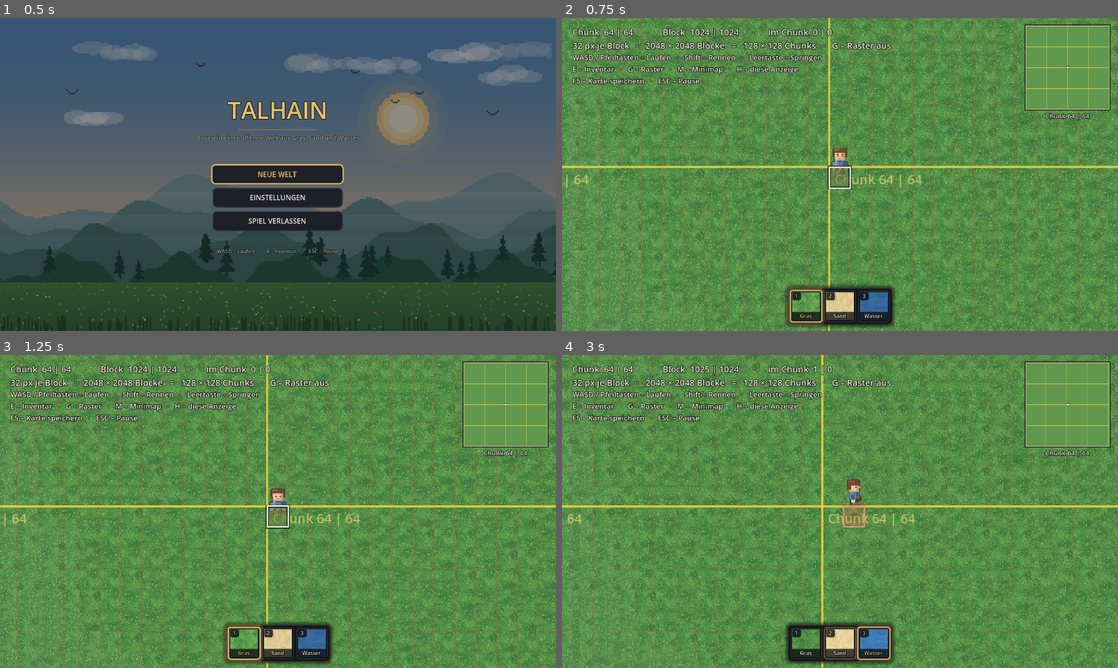
Above: before the commit, frames 1-4 (two rows, left to right).
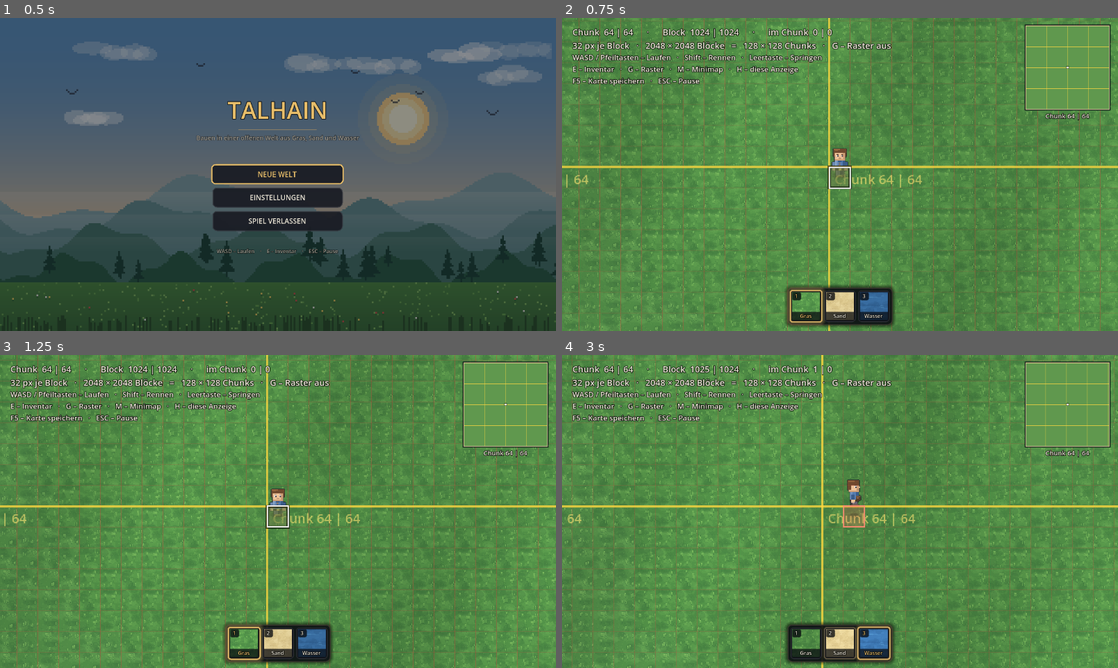
Above: after the commit, the same moments.

Repository: Liouinz/2D-Spiel-
Game: Godot game, scene res://scenes/main.tscn
Two runs of this game, one before a commit and one after it. Both use one fixed random seed, a clock stepped at 60 frames per second and the inputs below.
Inputs (mouse positions are in pixels of both pictures, inside the frame that each line leads up to):
- Up to frame 1 (0.5 s): no input
- Up to frame 2 (0.75 s): click "NEUE WELT" at 0.5 s
- Up to frame 3 (1.25 s): no input
- Up to frame 4 (3 s): tap Enter at 1.25 s; drag from (806, 642) to (895, 442) at 1.27 s; drag from (840, 642) to (812, 574) at 2.02 s; tap Space (jump) at 2.75 s; move the mouse to (873, 642) at 2.77 s; hold D (move_right) from 2.78 s (still down); hold Shift (run) from 2.78 s (still down); right-click (873, 642) at 2.85 s; click (873, 642) at 2.92 s

Frame 1 is identical in both runs. In frame 2, 15% of the frame differs, in the area x 0-100%, y 0-100%; in frame 3, 14%; in frame 4, 14%.

Commit message:
Bewegung in der Welt, und ein Boden der wie Boden aussieht
Phase F/G. Wind ueber dem Gras, Licht auf dem Wasser, Staub in der Luft —
und die Kachelgrafik, ohne die das alles auf Bildrauschen gelegen haette.

Wind und Wasserlicht laufen als Shader auf der jeweiligen Bodenschicht. Der
Boden sind vier TileMapLayer ueber 4,2 Millionen Feldern; jede Kachel
einzeln zu animieren ist nicht bezahlbar, ein Knoten je Halm erst recht
nicht. So kostet die Bewegung genau drei Materialien, unabhaengig von der
Weltgroesse.

Gerechnet wird je Eckpunkt, nicht je Bildpunkt. Die erste Fassung rechnete
im Fragment: 66 ms je Bild statt 13,8, und die Physikzeit stieg von 0,3 auf
9,8 ms, weil Godot bei langsamen Bildern mehrere Physikschritte nachholt.
Im vertex() kostet dieselbe Wirkung wieder rund 17 ms. Eine Kachel hat vier
Ecken und 1024 Bildpunkte; die Wellenlaenge liegt bei mehreren hundert
Bildpunkten, die Interpolation ueber eine 32er-Kachel sieht man nicht.

Veraendert wird die Helligkeit, nicht die Lage der Bildpunkte: die Kacheln
kommen aus einem Atlas, ein verschobenes UV griffe in die Nachbarkachel und
liesse an jeder Kante Streifen fremder Farbe entstehen.

"Aus" haengt das Material ab, statt es auf Staerke null zu rechnen — ein
Shader mit Faktor null rechnet trotzdem. Dasselbe beim Staub: die Punkte
werden entfernt, nicht unsichtbar geschaltet.

Der Boden: die Gras- und Sandkacheln trugen 230 deckende Einzelpixel auf
1024, knapp ein Viertel der Flaeche. Das war kein Gras, sondern
Bildrauschen. Jetzt rund 70, eingeblendet statt gesetzt, Halme in Buescheln
statt einzeln verstreut. Damit fielen die Helligkeitsstufen je Kachel auf,
die das Korn vorher verdeckt hatte — SHADE_STEP von 0,035 auf 0,018. Die
gemessenen Kachelnaehte sind dabei besser geworden: Gras 1,16 -> 0,51,
Sand 0,66 -> 0,54.

Elf neue Pruefungen: Bewegungsstufe liegt wirklich auf dem Boden, "Aus"
haengt ab, die Wellen laufen im Vertex-Schritt, Staubzahl folgt der
Einstellung, und die Bewegung kostet keine Groessenordnung. Eine erste
Fassung dieser Messung verglich zwei Zahlen direkt und mass damit Rauschen;
sie prueft jetzt die Groessenordnung, an der die Fragment-Fassung
gescheitert waere.

207 Pruefungen, alle gruen.

Co-Authored-By: Claude Opus 5 <noreply@anthropic.com>
Claude-Session: https://claude.ai/code/session_01Rqyq9CtNg1pkVduS1AQM96

Diff:
--- a/src/core/graphics.gd
+++ b/src/core/graphics.gd
@@ -26,6 +26,7 @@
 
 const OFF_ON := ["Aus", "An"]
 const DETAIL := ["Einfach", "Mittel", "Hoch"]
+const STEPS := ["Aus", "Reduziert", "Voll"]
 
 func _ready() -> void:
 	Settings.changed.connect(apply)
@@ -78,6 +79,23 @@
 func water_animated() -> bool:
 	return Settings.water_detail > 0
 
+## Wie stark sich Gras und Wasser bewegen. 0 heisst: gar nicht.
+func wind_strength() -> float:
+	match clampi(Settings.wind, 0, 2):
+		0: return 0.0
+		1: return 0.45
+		_: return 1.0
+
+## Wie viele Staubpunkte gleichzeitig in der Luft sind.
+##
+## Die Zahl ist absichtlich klein: sie leben nur im sichtbaren Ausschnitt, und
+## mehr als eine Handvoll wirkt nicht lebendiger, sondern schmutzig.
+func particle_count() -> int:
+	match clampi(Settings.particles, 0, 2):
+		0: return 0
+		1: return 18
+		_: return 42
+
 ## Schattenwurf der Figur.
 func shadows_on() -> bool:
 	return Settings.shadows
--- a/src/core/settings.gd
+++ b/src/core/settings.gd
@@ -24,6 +24,8 @@
 var vsync: bool = true
 var render_range: int = 1          ## Index in Graphics.RANGE_*
 var water_detail: int = 2          ## Index in Graphics.DETAIL
+var wind: int = 2                  ## Index in Graphics.STEPS — Bewegung im Boden
+var particles: int = 2             ## Index in Graphics.STEPS — Staub in der Luft
 var shadows: bool = true
 
 # --- Leistung ----------------------------------------------------------------
@@ -50,6 +52,8 @@
 	vsync = bool(cfg.get_value("video", "vsync", vsync))
 	render_range = int(cfg.get_value("video", "range", render_range))
 	water_detail = int(cfg.get_value("video", "water", water_detail))
+	wind = int(cfg.get_value("video", "wind", wind))
+	particles = int(cfg.get_value("video", "particles", particles))
 	shadows = bool(cfg.get_value("video", "shadows", shadows))
 	fps_limit = int(cfg.get_value("perf", "fps", fps_limit))
 	show_hints = bool(cfg.get_value("ui", "hints", show_hints))
@@ -62,6 +66,8 @@
 	cfg.set_value("video", "vsync", vsync)
 	cfg.set_value("video", "range", render_range)
 	cfg.set_value("video", "water", water_detail)
+	cfg.set_value("video", "wind", wind)
+	cfg.set_value("video", "particles", particles)
 	cfg.set_value("video", "shadows", shadows)
 	cfg.set_value("perf", "fps", fps_limit)
 	cfg.set_value("ui", "hints", show_hints)
--- a/src/dev/self_test.gd
+++ b/src/dev/self_test.gd
@@ -165,6 +165,7 @@
 	await _check_inventory_ui(world)
 	await _check_design_system(world)
 	await _check_settings(world)
+	await _check_motion(world)
 	await _check_input_lock(world, map, player)
 	await _check_input_map(world)
 	await _check_stress(world, map, player)
@@ -822,6 +823,103 @@
 	await _frames(3)
 	_check(main.state == main.State.PLAYING and not inv.visible, "ESC schliesst das Inventar")
 
+# --- Bewegung in der Welt -----------------------------------------------------
+
+## Wind, Wasserlicht und Staub — und dass sich beides wirklich abschalten lässt.
+##
+## „Aus" muss heissen: kostet nichts. Ein Shader mit Stärke null rechnet
+## trotzdem für jeden Eckpunkt, und Staubpunkte, die nur unsichtbar sind, werden
+## trotzdem bewegt. Deshalb wird hier nicht die Sichtbarkeit geprüft, sondern
+## ob Material und Punkte überhaupt noch da sind.
+func _check_motion(world: Node2D) -> void:
+	var streamer: ChunkStreamer = world.streamer
+	var ambient: AmbientFx = world.ambient
+	var wind_before := Settings.wind
+	var part_before := Settings.particles
+
+	for level in 3:
+		Settings.wind = level
+		Settings.changed_and_save()
+		await _frames(2)
+		_check(streamer.wind_level() == level,
+			"Bewegungsstufe %d liegt wirklich auf dem Boden (%d)" % [level, streamer.wind_level()])
+	Settings.wind = 0
+	Settings.changed_and_save()
+	await _frames(2)
+	_check(streamer.layers[0].material == null and streamer.layers[2].material == null,
+		"Bewegung „Aus\" hängt das Material ab, statt es auf null zu rechnen")
+
+	# Die Wellen laufen im Vertex-Schritt, nicht je Bildpunkt. Im Fragment
+	# kostete dieselbe Wirkung das Fünffache je Bild — deshalb steht das hier
+	# als Prüfung und nicht nur als Kommentar.
+	Settings.wind = 2
+	Settings.changed_and_save()
+	await _frames(2)
+	var code: String = streamer.layers[0].material.shader.code
+	_check(code.contains("void vertex()") and not code.contains("void fragment()"),
+		"Die Bewegung wird je Eckpunkt gerechnet, nicht je Bildpunkt")
+
+	# Staub: Anzahl folgt der Einstellung, „Aus" lässt nichts übrig.
+	for entry: Array in [[0, 0], [1, 18], [2, 42]]:
+		Settings.particles = entry[0]
+		Settings.changed_and_save()
+		await _frames(4)
+		_check(ambient._motes.size() == entry[1],
+			"Staubstufe %d hält %d Punkte (%d)" % [entry[0], entry[1], ambient._motes.size()])
+	Settings.particles = 0
+	Settings.changed_and_save()
+	await _frames(6)
+	_check(ambient.drawn == 0, "Staub „Aus\" zeichnet nichts mehr (%d)" % ambient.drawn)
+	Settings.particles = 2
+	Settings.changed_and_save()
+	await _frames(20)
+	_check(ambient.drawn > 0, "Staub „Voll\" zeichnet wieder (%d Punkte)" % ambient.drawn)
+
+	# Was die Bewegung kostet, getrennt nach Ursache.
+	#
+	# Ein erster Durchlauf wird weggeworfen: ein frisch angehängter Shader wird
+	# beim ersten Bild übersetzt, und diese eine Spitze (gemessen: 100 ms)
+	# gehört nicht in die Messung.
+	Settings.wind = 2
+	Settings.particles = 2
+	Settings.changed_and_save()
+	await _frames(30)
+	await _frame_cost()
+
+	var cost := {}
+	for entry: Array in [["Wind + Staub", 2, 2], ["nur Staub", 0, 2],
+			["nur Wind", 2, 0], ["nichts", 0, 0]]:
+		Settings.wind = entry[1]
+		Settings.particles = entry[2]
+		Settings.changed_and_save()
+		await _frames(25)
+		cost[entry[0]] = await _frame_cost()
+	for key: String in cost:
+		print("  Bewegung %-14s %6.2f ms je Bild" % [key, cost[key]])
+
+	# Geprüft wird die Grössenordnung, nicht die Nachkommastelle: auf einem
+	# Software-Rasterizer streuen die Werte um ein bis zwei Millisekunden, ein
+	# Unterschied darunter sagt nichts. Was diese Prüfung fangen soll, ist eine
+	# Wirkung, die das Bild VIELFACH teurer macht — die erste Fassung rechnete
+	# die Wellen je Bildpunkt statt je Eckpunkt und kostete das Fünffache.
+	var quiet: float = cost["nichts"]
+	var loud: float = cost["Wind + Staub"]
+	_check(loud <= quiet * 1.6 + 3.0,
+		"Bewegung kostet keine Grössenordnung (%.2f ms mit, %.2f ms ohne)" % [loud, quiet])
+
+	Settings.wind = wind_before
+	Settings.particles = part_before
+	Settings.changed_and_save()
+	await _frames(20)
+
+## Mittlere Bildzeit über 30 Bilder in Millisekunden.
+func _frame_cost() -> float:
+	var total := 0.0
+	for i in 30:
+		await get_tree().process_frame
+		total += Performance.get_monitor(Performance.TIME_PROCESS)
+	return total / 30.0 * 1000.0
+
 # --- Einstellungen ------------------------------------------------------------
 
 ## Jede Einstellung muss wirklich etwas tun — und einen Neustart überleben.
--- a/src/gfx/tile_art.gd
+++ b/src/gfx/tile_art.gd
@@ -12,7 +12,11 @@
 ## 32er-Kacheln ist jede Kachel eine große einfarbige Fläche, und schon wenige
 ## Prozent Abstand lassen das Raster als Schachbrett hervortreten.
 const SHADES := 3
-const SHADE_STEP := 0.035
+## Vorher 0,035. Das dichte Korn hat die Stufen früher verdeckt; auf einer
+## ruhigeren Fläche fällt jede Stufe sofort als Schachbrettfeld auf. Die grosse
+## Helligkeitsbewegung kommt jetzt ohnehin vom Wind-Shader, der über Kachelkanten
+## hinweg weich verläuft.
+const SHADE_STEP := 0.018
 
 var base: Array = []        ## [tile_type][stufe * VARIANTS + variante] -> Image
 
@@ -78,36 +82,53 @@
 func _grass_tile(bg: Color, light: Color, dark: Color, hi: Color,
 		rng: RandomNumberGenerator, blades: int) -> Image:
 	var img := Pixel.filled(T, T, bg)
-	_mottle(img, rng, 4, light, 0.40)
-	_mottle(img, rng, 3, dark, 0.36)
-	_grain(img, rng, 120, light)
-	_grain(img, rng, 80, dark)
-	_grain(img, rng, 30, hi)
-	# Einzelne Halme mit hellem Kopf und dunklem Fuß
+	# Grosse weiche Flecken zuerst — sie geben der Fläche ihre Struktur.
+	_mottle(img, rng, 5, light, 0.30)
+	_mottle(img, rng, 4, dark, 0.28)
+	# Korn: deutlich weniger und viel schwächer als früher.
+	#
+	# Vorher lagen 230 deckende Einzelpixel auf 1024 — knapp ein Viertel der
+	# Kachel. Aus zwei Metern Abstand war das kein Gras, sondern Bildrauschen,
+	# und es überdeckte jede grössere Struktur. Jetzt sind es rund 70, und sie
+	# werden eingeblendet statt gesetzt: das Korn stört die Fläche nicht mehr,
+	# es raut sie nur auf.
+	_grain(img, rng, 44, Color(light.r, light.g, light.b, 0.42))
+	_grain(img, rng, 30, Color(dark.r, dark.g, dark.b, 0.38))
+	# Halme in kleinen Büscheln statt einzeln verstreut: zwei bis drei
+	# nebeneinander liest man als Gras, gleichmässig verteilte Striche nicht.
 	for i in blades:
-		var x := rng.randi_range(1, T - 2)
-		var y := rng.randi_range(3, T - 5)
-		var h := rng.randi_range(3, 5)
-		Pixel.vline(img, x, y, h, light)
-		Pixel.px(img, x, y, hi)
-		Pixel.px(img, x + (1 if rng.randf() < 0.5 else -1), y + 1, light)
-		Pixel.px(img, x, y + h, dark)
+		var bx := rng.randi_range(1, T - 3)
+		var by := rng.randi_range(3, T - 6)
+		for k in rng.randi_range(2, 3):
+			var x := bx + k + rng.randi_range(-1, 1)
+			var y := by + rng.randi_range(-1, 1)
+			var h := rng.randi_range(3, 5)
+			Pixel.vline(img, x, y, h, Color(light.r, light.g, light.b, 0.85))
+			Pixel.px(img, x, y, Color(hi.r, hi.g, hi.b, 0.75))
+			Pixel.px(img, x, y + h, Color(dark.r, dark.g, dark.b, 0.7))
 	return img
 
 func _sand_tile(rng: RandomNumberGenerator) -> Image:
 	var img := Pixel.filled(T, T, Palette.SAND)
-	_mottle(img, rng, 4, Palette.SAND_LIGHT, 0.34)
-	_mottle(img, rng, 3, Palette.SAND_DARK, 0.30)
-	_grain(img, rng, 100, Palette.SAND_LIGHT)
-	_grain(img, rng, 70, Palette.SAND_DARK)
+	_mottle(img, rng, 5, Palette.SAND_LIGHT, 0.26)
+	_mottle(img, rng, 4, Palette.SAND_DARK, 0.22)
+	# Sand ist eine ruhige Fläche. Dichtes Korn liess ihn körnig wie Schmirgel
+	# aussehen; die Rippelmarken tragen die Struktur.
+	_grain(img, rng, 34, Color(Palette.SAND_LIGHT.r, Palette.SAND_LIGHT.g,
+		Palette.SAND_LIGHT.b, 0.40))
+	_grain(img, rng, 24, Color(Palette.SAND_DARK.r, Palette.SAND_DARK.g,
+		Palette.SAND_DARK.b, 0.34))
 	# Rippelmarken
-	for i in rng.randi_range(1, 3):
+	for i in rng.randi_range(2, 3):
 		var y := rng.randi_range(3, T - 4)
-		var len := rng.randi_range(10, 20)
+		var len := rng.randi_range(12, 22)
 		var x0 := rng.randi_range(0, T - len)
-		for s in len:
-			Pixel.px(img, x0 + s, y + int(sin(s * 0.5) * 1.2), Palette.SAND_DARK)
-			Pixel.px(img, x0 + s, y + int(sin(s * 0.5) * 1.2) + 1, Palette.SAND_LIGHT)
+		for s2 in len:
+			var wave := int(sin(s2 * 0.5) * 1.2)
+			Pixel.px(img, x0 + s2, y + wave,
+				Color(Palette.SAND_DARK.r, Palette.SAND_DARK.g, Palette.SAND_DARK.b, 0.55))
+			Pixel.px(img, x0 + s2, y + wave + 1,
+				Color(Palette.SAND_LIGHT.r, Palette.SAND_LIGHT.g, Palette.SAND_LIGHT.b, 0.6))
 	return img
 
 func _water_tile(bg: Color, hi: Color, deep: Color, rng: RandomNumberGenerator) -> Image:
--- /dev/null
+++ b/src/gfx/world_shaders.gd
@@ -0,0 +1,101 @@
+class_name WorldShaders
+extends RefCounted
+## Bewegung im Boden selbst — Wind über dem Gras, Licht auf dem Wasser.
+##
+## Beides läuft als Shader auf der jeweiligen Bodenschicht. Das ist hier die
+## einzige vertretbare Bauform: der Boden sind vier `TileMapLayer` mit Millionen
+## möglicher Kacheln. Jede einzeln zu animieren wäre nicht bezahlbar, ein Knoten
+## je bewegtem Halm erst recht nicht. So kostet die Bewegung genau drei
+## Materialien — unabhängig davon, wie gross die Welt ist.
+##
+## Zwei Entscheidungen stecken darin, und beide waren nötig:
+##
+## 1. Gerechnet wird im VERTEX-Schritt, nicht je Bildpunkt. Eine Kachel hat vier
+##    Eckpunkte und 1024 Bildpunkte; die Welle im Fragment zu rechnen kostete das
+##    Zweihundertfache. Gemessen (Software-Rasterizer, 1280 x 720): 13,8 ms je
+##    Bild ohne Bewegung, 66 ms mit Bewegung im Fragment, wieder rund 14 ms mit
+##    Bewegung im Vertex. Die Wellenlänge liegt bei mehreren hundert Bildpunkten,
+##    die lineare Interpolation über eine 32er-Kachel sieht man nicht.
+##
+## 2. Verändert wird die HELLIGKEIT, nicht die Lage der Bildpunkte. Die Kacheln
+##    kommen aus einem Atlas; ein verschobenes UV griffe in die Nachbarkachel im
+##    Atlasbild und es entstünden Streifen fremder Farbe an jeder Kachelkante.
+##    Eine wandernde Aufhellung liest sich als Böe über einem Feld und kann das
+##    nicht.
+##
+## Es gibt bewusst kein `fragment()`: ohne eines nimmt Godot das voreingestellte
+## `COLOR *= texture(TEXTURE, UV)` — genau das, was hier gebraucht wird.
+
+## Windböen über dem Gras. Zwei Wellen mit verschiedener Richtung und Frequenz;
+## eine einzelne ergäbe sichtbare Streifen statt Böen.
+const GRASS := """
+shader_type canvas_item;
+
+uniform float strength = 1.0;
+uniform float speed = 0.32;
+uniform float scale = 0.011;
+uniform float amount = 0.05;
+
+void vertex() {
+	vec2 w = (MODEL_MATRIX * vec4(VERTEX, 0.0, 1.0)).xy;
+	float wave = sin(w.x * scale + TIME * speed)
+		+ 0.6 * sin((w.x + w.y * 0.7) * scale * 1.7 - TIME * speed * 1.35);
+	COLOR.rgb *= 1.0 + wave * amount * strength;
+}
+"""
+
+## Eine Welle statt zweier: ruhiger, nicht billiger. Wer die Böen als unruhig
+## empfindet, bekommt hier ein gleichmässiges Wehen.
+const GRASS_SIMPLE := """
+shader_type canvas_item;
+
+uniform float strength = 1.0;
+uniform float speed = 0.32;
+uniform float scale = 0.011;
+uniform float amount = 0.05;
+
+void vertex() {
+	vec2 w = (MODEL_MATRIX * vec4(VERTEX, 0.0, 1.0)).xy;
+	COLOR.rgb *= 1.0 + sin(w.x * scale + TIME * speed) * amount * strength;
+}
+"""
+
+## Wasser: kein Abdunkeln, sondern ein wandernder heller Streifen — so wirkt es
+## wie Licht auf einer Oberfläche und nicht wie flackernde Farbe.
+const WATER := """
+shader_type canvas_item;
+
+uniform float strength = 1.0;
+uniform float speed = 0.55;
+uniform float scale = 0.016;
+
+void vertex() {
+	vec2 w = (MODEL_MATRIX * vec4(VERTEX, 0.0, 1.0)).xy;
+	float wave = max(sin(w.x * scale + w.y * scale * 0.6 + TIME * speed), 0.0);
+	COLOR.rgb += vec3(0.05, 0.075, 0.10) * wave * wave * strength;
+}
+"""
+
+## Baut ein Material aus einem der Quelltexte oben.
+static func make(source: String) -> ShaderMaterial:
+	var sh := Shader.new()
+	sh.code = source
+	var mat := ShaderMaterial.new()
+	mat.shader = sh
+	return mat
+
+## Setzt die Stärke aller übergebenen Materialien.
+static func set_strength(materials: Array, value: float) -> void:
+	for m: ShaderMaterial in materials:
+		if is_instance_valid(m):
+			m.set_shader_parameter("strength", value)
+
+## Welches Material gehört auf die Grasschicht?
+##
+## Bei „Aus" kommt NULL zurück und nicht ein Shader mit Stärke null: ein Shader
+## mit Faktor null rechnet trotzdem. Ohne Material kostet die Stufe „Aus"
+## wirklich nichts — sonst wäre sie ein Versprechen, das sie nicht hält.
+static func grass_for(level: int, simple: ShaderMaterial, full: ShaderMaterial) -> ShaderMaterial:
+	if level <= 0:
+		return null
+	return simple if level == 1 else full
--- a/src/ui/options_menu.gd
+++ b/src/ui/options_menu.gd
@@ -128,6 +128,12 @@
 	_choice(grid, "water", "Wasser", Graphics.DETAIL,
 		func() -> int: return Settings.water_detail,
 		func(v: int) -> void: Settings.water_detail = v)
+	_choice(grid, "wind", "Bewegung", Graphics.STEPS,
+		func() -> int: return Settings.wind,
+		func(v: int) -> void: Settings.wind = v)
+	_choice(grid, "particles", "Staub in der Luft", Graphics.STEPS,
+		func() -> int: return Settings.particles,
+		func(v: int) -> void: Settings.particles = v)
 	_choice(grid, "shadows", "Schatten", Graphics.OFF_ON,
 		func() -> int: return 1 if Settings.shadows else 0,
 		func(v: int) -> void: Settings.shadows = v == 1)
@@ -238,6 +244,8 @@
 	_show_row("fullscreen", 1 if Settings.fullscreen else 0)
 	_show_row("range", Settings.render_range)
 	_show_row("water", Settings.water_detail)
+	_show_row("wind", Settings.wind)
+	_show_row("particles", Settings.particles)
 	_show_row("shadows", 1 if Settings.shadows else 0)
 	_show_row("fps", Settings.fps_limit)
 	_show_row("vsync", 1 if Settings.vsync else 0)
--- /dev/null
+++ b/src/world/ambient_fx.gd
@@ -0,0 +1,108 @@
+class_name AmbientFx
+extends Node2D
+## Staub und Pollen in der Luft.
+##
+## Kleine helle Punkte, die langsam mit dem Wind treiben. Sie sind der
+## Unterschied zwischen „ein Bild" und „draussen": ohne sie steht die Luft über
+## dem Boden völlig still.
+##
+## Sie leben ausschliesslich im sichtbaren Ausschnitt. Wer ihn verlässt, wird
+## auf der Gegenseite wieder eingesetzt statt weiterberechnet — dadurch kostet
+## die Wirkung immer gleich viel, egal wie gross die Welt ist. Ausserhalb des
+## Bildes wird nichts gezeichnet und nichts bewegt.
+
+const SPEED := 14.0            ## Grunddrift in Bildpunkten je Sekunde
+const REDRAW_HZ := 30.0
+
+## Warmes Weiss. Der Boden ist stark gekörnt; ein blasser sandfarbener Punkt
+## verschwand darin restlos — erst ein heller Kern hebt sich ab, ohne dass die
+## Punkte wie Bildfehler wirken.
+const CORE := Color(1.0, 0.97, 0.88)
+
+var camera: GameCamera
+
+var _motes: Array[Dictionary] = []
+var _time: float = 0.0
+var _accum: float = 0.0
+var _rng := RandomNumberGenerator.new()
+
+## Gezeichnete Punkte im letzten Bild — nur Messung für den Selbsttest.
+var drawn: int = 0
+
+func _ready() -> void:
+	z_index = 100                ## über dem Boden, unter dem Raster
+	_rng.seed = 20260907
+	Graphics.applied.connect(_rebuild)
+	_rebuild()
+
+## Legt so viele Punkte an, wie die Einstellung erlaubt.
+func _rebuild() -> void:
+	var want := Graphics.particle_count()
+	while _motes.size() > want:
+		_motes.pop_back()
+	while _motes.size() < want:
+		_motes.append(_new_mote(_visible_rect(), true))
+	set_process(want > 0)
+	if want == 0:
+		queue_redraw()
+
+func _new_mote(area: Rect2, anywhere: bool) -> Dictionary:
+	var pos := Vector2(
+		_rng.randf_range(area.position.x, area.end.x),
+		_rng.randf_range(area.position.y, area.end.y))
+	if not anywhere:
+		# Neu eingesetzte Punkte kommen von der Windseite herein, nicht aus
+		# dem Nichts mitten im Bild.
+		pos.x = area.position.x - _rng.randf_range(0.0, 24.0)
+	return {
+		"pos": pos,
+		"phase": _rng.randf_range(0.0, TAU),
+		"rise": _rng.randf_range(0.35, 1.1),      ## wie stark er auf und ab schwebt
+		"drift": _rng.randf_range(0.6, 1.5),      ## wie schnell er treibt
+		"size": 2.0 if _rng.randf() < 0.72 else 3.0,
+		"alpha": _rng.randf_range(0.34, 0.72),
+	}
+
+func _visible_rect() -> Rect2:
+	if is_instance_valid(camera):
+		return camera.visible_world_rect().grow(32.0)
+	return Rect2(Vector2.ZERO, Vector2(Config.TILE * 40, Config.TILE * 24))
+
+func _process(delta: float) -> void:
+	_time += delta
+	var area := _visible_rect()
+	for m: Dictionary in _motes:
+		var p: Vector2 = m["pos"]
+		p.x += SPEED * float(m["drift"]) * delta
+		p.y += sin(_time * 0.7 + float(m["phase"])) * float(m["rise"]) * delta * 12.0
+		if p.x > area.end.x or p.y < area.position.y - 32.0 or p.y > area.end.y + 32.0:
+			var fresh := _new_mote(area, false)
+			fresh["pos"] = Vector2(area.position.x - 8.0,
+				_rng.randf_range(area.position.y, area.end.y))
+			_motes[_motes.find(m)] = fresh
+			continue
+		m["pos"] = p
+	_accum += delta
+	if _accum >= 1.0 / REDRAW_HZ:
+		_accum = 0.0
+		queue_redraw()
+
+func _draw() -> void:
+	drawn = 0
+	if _motes.is_empty():
+		return
+	var area := _visible_rect()
+	for m: Dictionary in _motes:
+		var p: Vector2 = m["pos"]
+		if not area.has_point(p):
+			continue
+		var s: float = m["size"]
+		# Ein leichtes Pulsieren, damit die Punkte nicht wie Bildfehler wirken.
+		var a: float = float(m["alpha"]) * (0.62 + 0.38 * sin(_time * 1.6 + float(m["phase"])))
+		var at := p.round()
+		# Weicher Hof unter dem Kern: ein einzelnes helles Quadrat sähe wie ein
+		# defekter Bildpunkt aus, mit Hof wie etwas, das in der Luft schwebt.
+		draw_rect(Rect2(at - Vector2.ONE, Vector2(s + 2.0, s + 2.0)),
+			Color(CORE, a * 0.28), true)
+		draw_rect(Rect2(at, Vector2(s, s)), Color(CORE, a), true)
+		drawn += 1
--- a/src/world/chunk_streamer.gd
+++ b/src/world/chunk_streamer.gd
@@ -24,6 +24,14 @@
 var layers: Array[TileMapLayer] = []
 var body: StaticBody2D                 ## Sammelknoten aller Kollisionsformen
 
+## Materialien, die Gras und Wasser in Bewegung halten. Sie hängen an der
+## Schicht, nicht an der Kachel — deshalb kostet die Bewegung unabhängig von der
+## Weltgrösse immer nur diese Materialien. Einmal gebaut, danach nur noch
+## zugewiesen oder abgehängt.
+var _grass_full: ShaderMaterial
+var _grass_simple: ShaderMaterial
+var _water_mat: ShaderMaterial
+
 var _loaded: Dictionary = {}           ## Vector2i -> Array[CollisionShape2D]
 var _pending: Array[Vector2i] = []     ## noch zu ladende Chunks, nächster zuerst
 var _last_chunk := Vector2i(-9999, -9999)
@@ -40,6 +48,12 @@
 	for pos in GroundTileSet.STACK.size():
 		layers.append(_layer("L%d_%s" % [pos, GroundTileSet.NAMES[GroundTileSet.STACK[pos]]],
 			-40 + pos, g))
+
+	# Gras weht, Wasser bekommt wandernde Lichtstreifen. Die Reihenfolge der
+	# Schichten steht in GroundTileSet.STACK: 0 Gras, 1 Sand, 2 Wasser.
+	_grass_full = WorldShaders.make(WorldShaders.GRASS)
+	_grass_simple = WorldShaders.make(WorldShaders.GRASS_SIMPLE)
+	_water_mat = WorldShaders.make(WorldShaders.WATER)
 
 	# Die Kantenschicht liegt über dem Boden, aber unter der Brandung:
 	# Uferbänder gehören zum Untergrund, die Wellen darüber.
@@ -55,10 +69,29 @@
 	# kommen in die Warteschlange und werden über die nächsten Bilder verteilt
 	# nachgeladen. Deshalb stockt das Spiel beim Umstellen nicht.
 	Graphics.applied.connect(_on_graphics_applied)
+	apply_wind()
 
 func _on_graphics_applied() -> void:
+	apply_wind()
 	if is_instance_valid(player):
 		_refresh_wanted()
+
+## Hängt die Bewegung an die Bodenschichten — oder ab.
+##
+## Öffentlich, damit der Selbsttest die drei Stufen messen kann.
+func apply_wind() -> void:
+	if layers.size() < 3:
+		return
+	layers[0].material = WorldShaders.grass_for(Settings.wind, _grass_simple, _grass_full)
+	layers[2].material = _water_mat if Settings.wind > 0 else null
+	WorldShaders.set_strength([_grass_full, _grass_simple, _water_mat],
+		Graphics.wind_strength())
+
+## Welche Bewegungsstufe liegt gerade auf dem Boden? 0 keine, 1 einfach, 2 voll.
+func wind_level() -> int:
+	if layers.is_empty() or layers[0].material == null:
+		return 0
+	return 1 if layers[0].material == _grass_simple else 2
 
 func _layer(layer_name: String, z: int, g: GroundTileSet) -> TileMapLayer:
 	var layer := TileMapLayer.new()
--- a/src/world/world.gd
+++ b/src/world/world.gd
@@ -12,6 +12,7 @@
 var build_tool: BuildTool
 var inventory: Inventory
 var streamer: ChunkStreamer
+var ambient: AmbientFx
 
 const HudScene := preload("res://src/ui/hud.gd")
 
@@ -78,6 +79,12 @@
 	water.camera = camera
 	player.splashed.connect(water.splash)
 
+	# Staub und Pollen in der Luft — nur im sichtbaren Ausschnitt.
+	ambient = AmbientFx.new()
+	ambient.name = "AmbientFx"
+	ambient.camera = camera
+	add_child(ambient)
+
 	# Rotes Blockraster über allem — zeigt das sonst unsichtbare Grid.
 	grid = GridOverlay.new()
 	grid.name = "GridOverlay"
Binary file changed: docs/bilder/anzeigen.png
Binary file changed: docs/bilder/bauen.png
Binary file changed: docs/bilder/hauptmenue.png
Binary file changed: docs/bilder/inventar.png
Binary file changed: docs/bilder/optionen.png
Binary file changed: docs/bilder/pause.png
Binary file changed: docs/bilder/raster.png
Binary file changed: docs/bilder/schwimmen.png
Binary file changed: docs/bilder/welt.png
Not shown, changed: README.md
Not shown, changed: docs/architektur.md
